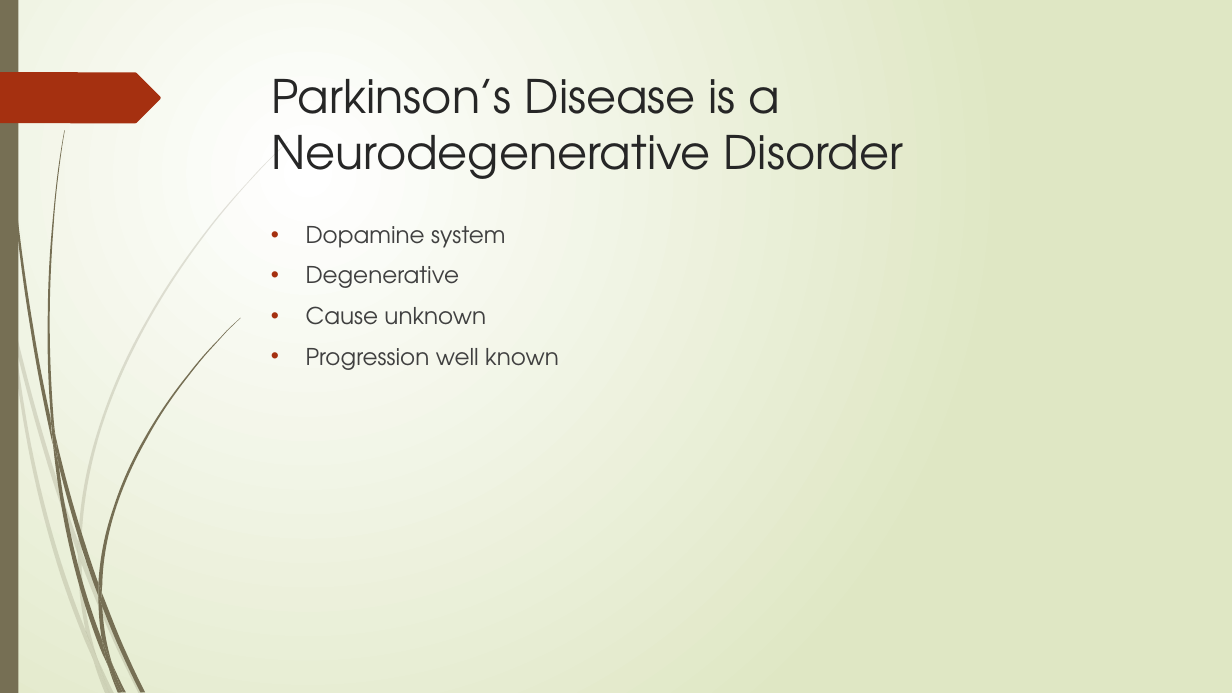
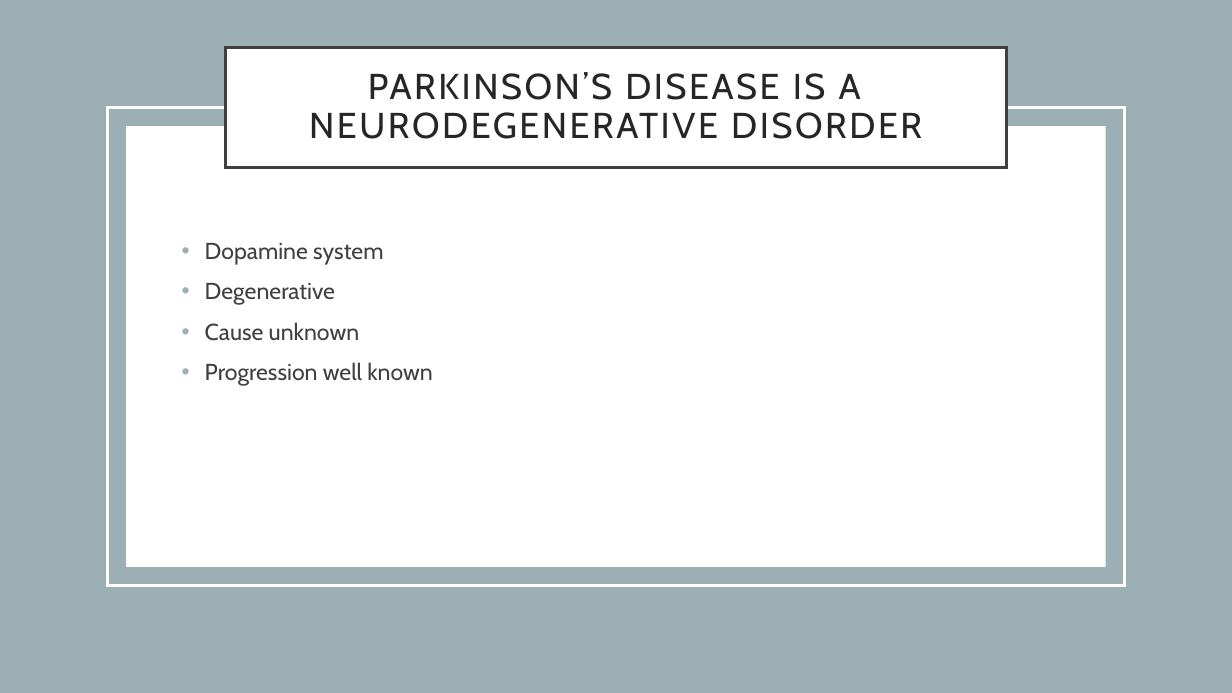
Before and after one commit to veeresh2001/Data-mining, a slide deck: slide 2 of Analysis of Telemonitoring Data Collected From Parkinsons.pptx. Drawn at 1232x693 pixels with LibreOffice and Linux fonts; fonts in the diff are those of the drawing. Boxes give left, top, right and bottom in pixels: in the first picture for what was removed or moved away, otherwise in the second. Text is boxed around its words. In the diff, an @@ line names an element or a change of style, - is before the commit and + after.

```diff
--- a/Analysis of Telemonitoring Data Collected From Parkinsons.pptx
+++ b/Analysis of Telemonitoring Data Collected From Parkinsons.pptx
@@ background gradient #FFFFFF to #DFE8C4 to #FFFFFF @@
@@ rectangle removed at <box>0,0,18,693</box> @@
@@ rectangle added at <box>0,0,1232,693</box>, fill #9BAFB5 @@
@@ title "PARKINSON’S DISEASE IS A NEURODEGENERATIVE ...": place and size @@
-title "PARKINSON’S DISEASE IS A NEURODEGENERATIVE ..." at <box>271,79,904,179</box>
+title "PARKINSON’S DISEASE IS A NEURODEGENERATIVE ..." at <box>226,47,1006,167</box>
@@ title "PARKINSON’S DISEASE IS A NEURODEGENERATIVE ..." at <box>226,47,1006,167</box>: vertical alignment top to middle; fill none to #FFFFFF; outline none to #404040 2.5 pt @@
@@ freeform shape removed at <box>0,72,161,123</box> @@
@@ title at <box>309,72,922,139</box>: text changed; size 36 to 28 pt; font TeX Gyre Adventor to Cabin @@
-Parkinson’s Disease is a Neurodegenerative Disorder
+PARKINSON’S DISEASE IS A NEURODEGENERATIVE DISORDER
@@ rectangle added at <box>107,107,1125,586</box>, outline #FFFFFF 2.5 pt @@
@@ rectangle added at <box>127,126,1106,567</box>, fill #FFFFFF @@
@@ text "Dopamine system": place and size @@
-text "Dopamine system" at <box>306,226,559,370</box>
+text "Dopamine system" at <box>205,243,432,386</box>
@@ text "Dopamine system" at <box>205,243,432,386</box>: font TeX Gyre Adventor to Cabin; indent changed; bullet colour #A53010 to #9BAFB5 @@
@@ group removed at <box>0,141,288,693</box>: 10 freeform shapes @@
@@ group removed at <box>3,0,240,693</box>: 12 freeform shapes @@
```
Also in this commit, not shown: 5 other slides changed, 16 slides added, 6 slides removed.
